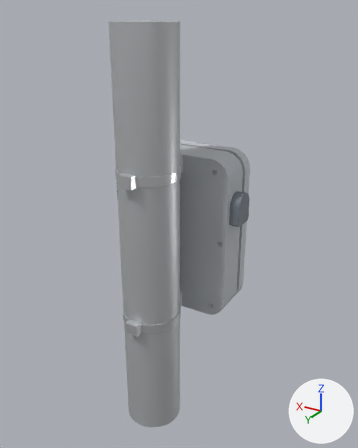
What one commit did to the glTF model docs/assets/3d_files/nebuleair_pro/nebuleair_pro_WP13-18-5G_v1.glb.
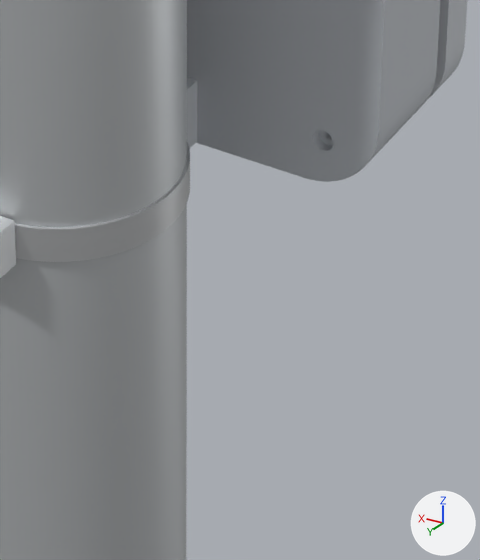
Old and new are each drawn whole from a camera (50 mm lens) standing at (-0.257, 0.434, 0.218) and looking at (-0.009, 0.019, 0.011) and again close up on the part from 38% to 69% of the width and 61% to 89% of the height. Arrows for +X, +Y and +Z are at lower right; the lights stay in place. The first two pictures are the older version. Where no turn or scale is listed for an object, it has been applied to the vertices.

In view in the first close-up: 'boitier_corps', 'boitier_couvercle', 'collier_bas', 'patte_poteau_bas', 'poteau'.
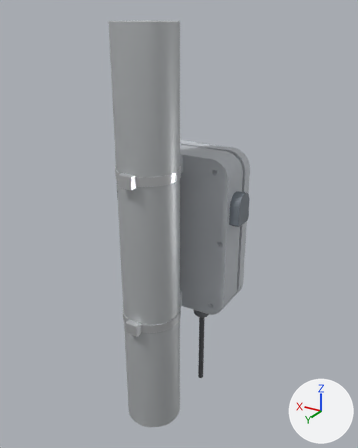
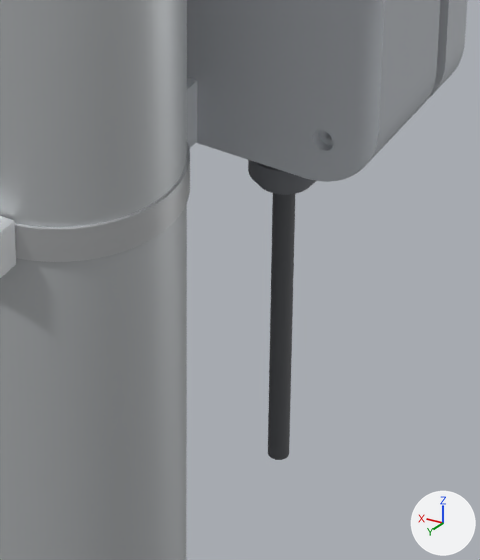
The newer file is also turned or shifted as a whole; pictures and numbers use the older file's frame.

Changed parts and their boxes [x1, y1, x2, y2] in the close-ups (480 x 560 px):
```json
{"object": "cordon_alim", "change": "added", "after": [268, 193, 295, 460]}
{"object": "presse_etoupe", "change": "added", "after": [248, 160, 316, 195]}
```

Scene script edits in JSON lines:
```json
{"op": "set", "path": "mat_material_5.base_color", "old": "(0.686, 0.706, 0.729)", "new": "(0.149, 0.157, 0.173)", "note": "light grey #d8dbde -> grey #6c6e73"}
{"op": "add", "block": "mat_material_10", "code": ["mat_material_10 = principled_material('Material_10')", "mat_material_10.base_color = (0.0863, 0.0902, 0.098)  # dark grey #535558", "mat_material_10.roughness = 0.6"]}
{"op": "add", "block": "me_cordon_alim", "code": ["me_cordon_alim = bpy.data.meshes.new('cordon_alim')", "me_cordon_alim.from_pydata(...)  # 66 vertices, 128 faces; spans x -0.033..-0.027, y -0.021..-0.015, z -0.193..-0.0755", "me_cordon_alim.materials.append(mat_material_10)  # dark grey #535558"]}
{"op": "add", "block": "me_presse_etoupe", "code": ["me_presse_etoupe = bpy.data.meshes.new('presse_etoupe')", "me_presse_etoupe.from_pydata(...)  # 531 vertices, 1048 faces; spans x -0.0415..-0.0185, y -0.028..-0.008, z -0.103..-0.0785", "me_presse_etoupe.materials.append(mat_material_5)  # grey #6c6e73"]}
{"op": "add", "block": "ob_cordon_alim", "code": ["ob_cordon_alim = bpy.data.objects.new('cordon_alim', me_cordon_alim)", "ob_cordon_alim.location = (0.0, 0.0215, 0.0)"]}
{"op": "add", "block": "ob_presse_etoupe", "code": ["ob_presse_etoupe = bpy.data.objects.new('presse_etoupe', me_presse_etoupe)", "ob_presse_etoupe.location = (0.0, 0.0215, 0.0)"]}
```
